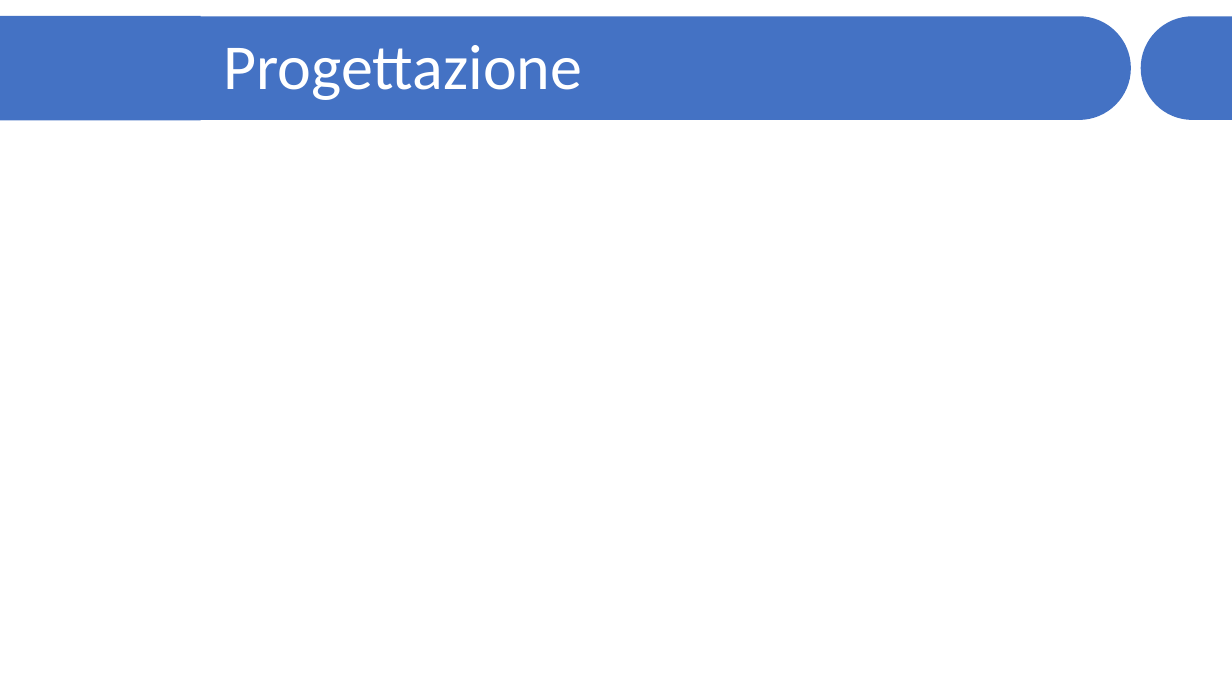
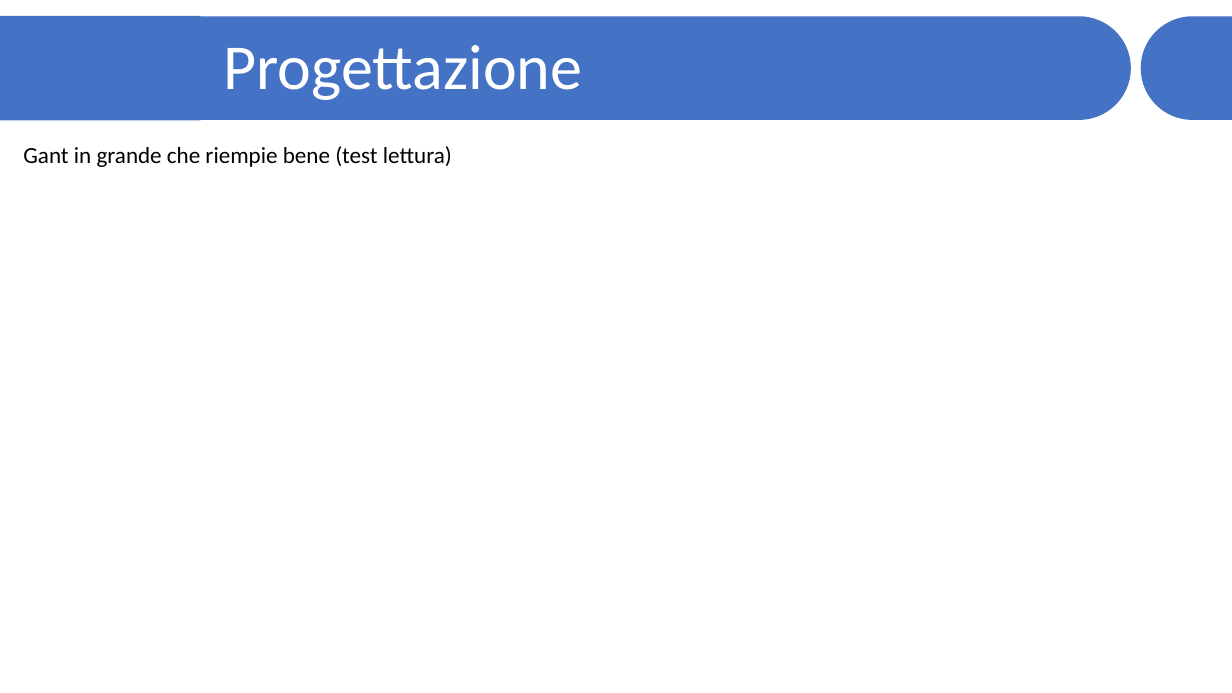
Before and after one commit to JariNaeser/Progetto2, a slide deck: slide 3 of presentazione/Presentazione - Näser Gübeli.pptx. Drawn at 1232x693 pixels with LibreOffice and Linux fonts; fonts in the diff are those of the drawing. Boxes give left, top, right and bottom in pixels: in the first picture for what was removed or moved away, otherwise in the second. Text is boxed around its words. In the diff, an @@ line names an element or a change of style, - is before the commit and + after.

```diff
--- a/presentazione/Presentazione - Näser Gübeli.pptx
+++ b/presentazione/Presentazione - Näser Gübeli.pptx
@@ text added at [23,146,452,167], 18 pt, text #000000 @@
+Gant in grande che riempie bene (test lettura)
```
Also in this commit, not shown: 3 other slides changed, 6 slides added, 2 slides removed.
